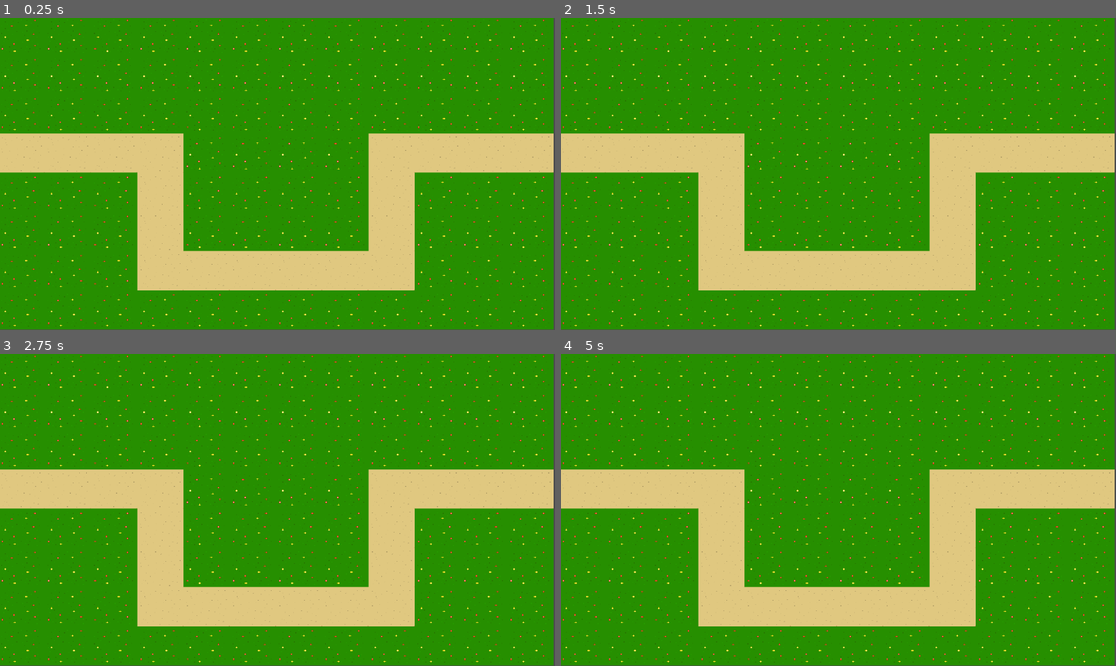
Above: before the commit, frames 1-4 (two rows, left to right).
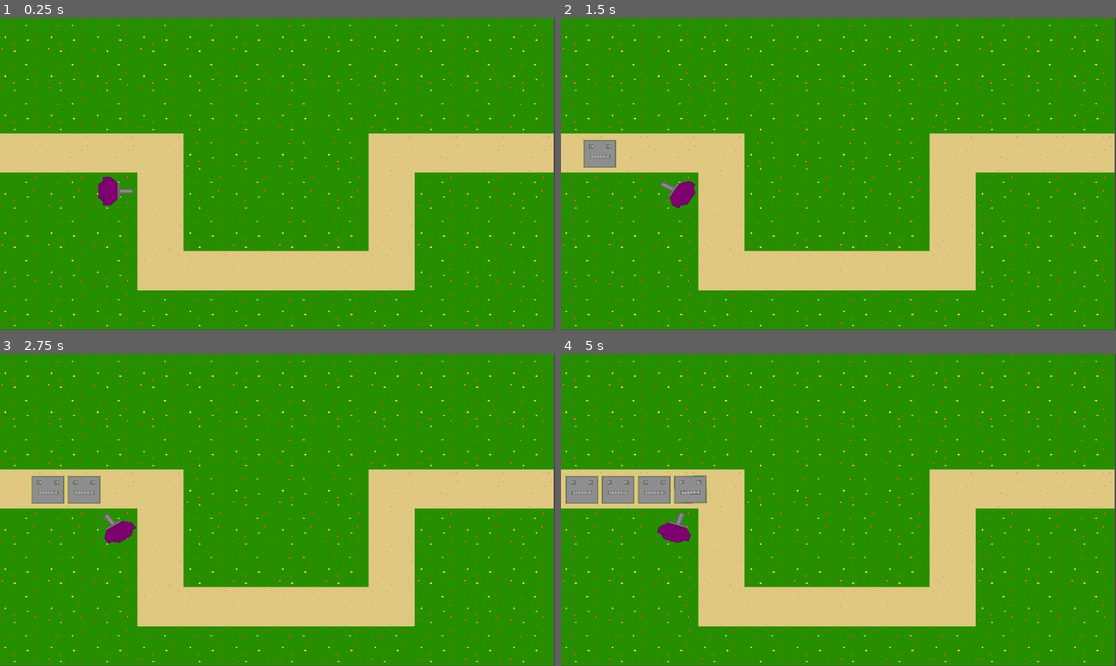
Above: after the commit, the same moments.

Repository: Knedlikk/Steampunk-Elemental-Tower-Defense
Game: Godot game, scene res://Urovne/level_1.tscn
Same seed, same stepped clock (60 frames per second), same inputs: the game is played once before the commit and once after it.
Inputs:
- Up to frame 1 (0.25 s): no input
- Up to frame 2 (1.5 s): tap Enter at 0.5 s
- Up to frame 3 (2.75 s): no input
- Up to frame 4 (5 s): no input

The runs differ from the first frame. In frame 1, 0.3% of the frame differs, in the area x 17-25%, y 50-61%; in frame 2, 0.9%; in frame 3, 1.4%; in frame 4, 2.5%, in the area x 0-27%, y 38-61%.

Commit message:
Tower, projectile a Enemy HP
+ Přidal jsem assety pro 1. toweku a pro projectile
+ Přidal jsem script do towerky aby fungovala správně
+ Enemaci od ted maji hp

Diff:
--- /dev/null
+++ b/Enemies/undead_cube.gd
@@ -0,0 +1,15 @@
+extends CharacterBody2D
+
+
+@export var speed = 50
+var health = 5
+
+
+# Called every frame. 'delta' is the elapsed time since the previous frame.
+func _process(delta):
+	get_parent().set_progress(get_parent().get_progress() + speed*delta)
+	if get_parent().get_progress_ratio() == 1:
+		queue_free()
+
+	if health <= 0:
+		get_parent().get_parent().queue_free()
--- /dev/null
+++ b/Enemies/undead_cube.tscn
@@ -0,0 +1,17 @@
+[gd_scene load_steps=4 format=3 uid="uid://dma1lh8j84i6s"]
+
+[ext_resource type="Texture2D" uid="uid://dv0q11nv26yue" path="res://Assets/undead_cube.png" id="1_ui0y8"]
+[ext_resource type="Script" uid="uid://cipgynojlk082" path="res://Enemies/undead_cube.gd" id="2_mv0tn"]
+
+[sub_resource type="CircleShape2D" id="CircleShape2D_ui0y8"]
+
+[node name="UndeadCube" type="CharacterBody2D"]
+script = ExtResource("2_mv0tn")
+
+[node name="CollisionShape2D" type="CollisionShape2D" parent="."]
+shape = SubResource("CircleShape2D_ui0y8")
+
+[node name="UndeadCube" type="Sprite2D" parent="."]
+texture_filter = 1
+position = Vector2(-2, 1)
+texture = ExtResource("1_ui0y8")
--- /dev/null
+++ b/Enemies/wawe1.tscn
@@ -0,0 +1,18 @@
+[gd_scene load_steps=3 format=3 uid="uid://dmrbmjixqw015"]
+
+[ext_resource type="PackedScene" uid="uid://dma1lh8j84i6s" path="res://Enemies/undead_cube.tscn" id="1_87erc"]
+
+[sub_resource type="Curve2D" id="Curve2D_m67jj"]
+_data = {
+"points": PackedVector2Array(0, 0, 0, 0, 33, 224, 0, 0, 0, 0, 95, 224, 0, 0, 0, 0, 158, 224, 0, 0, 0, 0, 223, 223, 0, 0, 0, 0, 227, 288, 0, 0, 0, 0, 226, 352, 0, 0, 0, 0, 226, 416, 0, 0, 0, 0, 288, 413, 0, 0, 0, 0, 351, 417, 0, 0, 0, 0, 417, 417, 0, 0, 0, 0, 481, 416, 0, 0, 0, 0, 548, 417, 0, 0, 0, 0, 548, 356, 0, 0, 0, 0, 548, 285, 0, 0, 0, 0, 545, 224, 0, 0, 0, 0, 609, 223, 0, 0, 0, 0, 669, 224, 0, 0, 0, 0, 742, 221)
+}
+point_count = 18
+
+[node name="Path2D" type="Path2D"]
+curve = SubResource("Curve2D_m67jj")
+
+[node name="PathFollow2D" type="PathFollow2D" parent="."]
+position = Vector2(33, 224)
+loop = false
+
+[node name="UndeadCube" parent="PathFollow2D" instance=ExtResource("1_87erc")]
--- /dev/null
+++ b/Towers/basic_bullet.gd
@@ -0,0 +1,25 @@
+extends CharacterBody2D
+
+var target
+var speed = 1000
+var pathName = ""
+var bulletDamage
+
+func _physics_process(delta):
+	var pathSpawnerNode = get_tree().get_root().get_node("Main/PathSpawner")
+
+	for i in pathSpawnerNode.get_child_count():
+		if pathSpawnerNode.get_child(i).name == pathName:
+			target = pathSpawnerNode.get_child(i).get_child(0).get_child(0).global_position
+
+	velocity = global_position.direction_to(target) * speed
+
+	look_at(target)
+
+	move_and_slide()
+
+
+func _on_area_2d_body_entered(body: Node2D) -> void:
+	if "UndeadCube" in body.name:
+		body.health -= bulletDamage
+		queue_free()
--- /dev/null
+++ b/Towers/basic_bullet.tscn
@@ -0,0 +1,33 @@
+[gd_scene load_steps=5 format=3 uid="uid://bfsqk7cx37oim"]
+
+[ext_resource type="Script" uid="uid://cltt8gb6oj5gx" path="res://Towers/basic_bullet.gd" id="1_h5t45"]
+[ext_resource type="Texture2D" uid="uid://dwndoh5a3crld" path="res://Assets/bullet.png" id="1_nrewd"]
+
+[sub_resource type="CapsuleShape2D" id="CapsuleShape2D_h5t45"]
+radius = 3.0
+height = 12.0
+
+[sub_resource type="CapsuleShape2D" id="CapsuleShape2D_arlps"]
+radius = 4.0
+height = 14.0
+
+[node name="BasicBullet" type="CharacterBody2D"]
+script = ExtResource("1_h5t45")
+
+[node name="Bullet" type="Sprite2D" parent="."]
+texture_filter = 1
+position = Vector2(-1, 0)
+rotation = 1.5707964
+texture = ExtResource("1_nrewd")
+
+[node name="CollisionShape2D" type="CollisionShape2D" parent="."]
+rotation = 1.5707964
+shape = SubResource("CapsuleShape2D_h5t45")
+
+[node name="Area2D" type="Area2D" parent="."]
+
+[node name="CollisionShape2D2" type="CollisionShape2D" parent="Area2D"]
+rotation = 1.5707964
+shape = SubResource("CapsuleShape2D_arlps")
+
+[connection signal="body_entered" from="Area2D" to="." method="_on_area_2d_body_entered"]
--- /dev/null
+++ b/Towers/basic_turret.gd
@@ -0,0 +1,50 @@
+extends StaticBody2D
+
+var bullet = preload("res://Towers/basic_bullet.tscn")
+var bulletDamage = 2
+var pathName
+var currTargets = {}
+var curr
+
+func _process(delta):
+	if is_instance_valid(curr):
+		self.look_at(curr.global_position)
+	else:
+		for i in get_node("BulletContainer").get_child_count():
+			get_node("BulletContainer").get_child(i).queue_free()
+
+
+func _on_tower_range_body_entered(body: Node2D) -> void:
+	if "UndeadCube" in body.name:
+		var tempArray = []
+		currTargets = get_node("TowerRange").get_overlapping_bodies()
+
+		for i in currTargets:
+			if "Undead" in i.name:
+				tempArray.append(i)
+
+		var currTarget = null
+
+		for i in tempArray:
+			if currTarget == null:
+				currTarget = i.get_node("../")
+			else:
+				if i.get_parent().get_progress() > currTarget.get_progress():
+					currTarget = i.get_node("../")
+
+		curr = currTarget
+		pathName = currTarget.get_parent().name
+
+		var tempBullet = bullet.instantiate()
+		tempBullet.pathName = pathName
+		tempBullet.bulletDamage = bulletDamage
+		get_node("BulletContainer").add_child(tempBullet)
+		tempBullet.global_position = $Aim.global_position
+
+
+
+
+
+
+func _on_tower_range_body_exited(body: Node2D) -> void:
+	currTargets = get_node("TowerRange").get_overlapping_bodies()
--- /dev/null
+++ b/Towers/basic_turret.tscn
@@ -0,0 +1,35 @@
+[gd_scene load_steps=5 format=3 uid="uid://g5w8sihor4eb"]
+
+[ext_resource type="Texture2D" uid="uid://bybwosayio62p" path="res://Assets/basic_turret_lvl0.png" id="1_bnde7"]
+[ext_resource type="Script" uid="uid://dpcxlw2sxqfea" path="res://Towers/basic_turret.gd" id="1_g3ufw"]
+
+[sub_resource type="RectangleShape2D" id="RectangleShape2D_g3ufw"]
+size = Vector2(47, 47)
+
+[sub_resource type="CircleShape2D" id="CircleShape2D_glq7l"]
+radius = 193.04144
+
+[node name="BasicTurret" type="StaticBody2D"]
+script = ExtResource("1_g3ufw")
+
+[node name="CollisionShape2D" type="CollisionShape2D" parent="."]
+position = Vector2(-0.5, 0.5)
+shape = SubResource("RectangleShape2D_g3ufw")
+
+[node name="Aim" type="Marker2D" parent="."]
+position = Vector2(28, 0)
+
+[node name="BasicTurretLvl0" type="Sprite2D" parent="."]
+texture_filter = 1
+rotation = 1.5707964
+texture = ExtResource("1_bnde7")
+
+[node name="TowerRange" type="Area2D" parent="."]
+
+[node name="CollisionShape2D2" type="CollisionShape2D" parent="TowerRange"]
+shape = SubResource("CircleShape2D_glq7l")
+
+[node name="BulletContainer" type="Node" parent="."]
+
+[connection signal="body_entered" from="TowerRange" to="." method="_on_tower_range_body_entered"]
+[connection signal="body_exited" from="TowerRange" to="." method="_on_tower_range_body_exited"]
--- a/Urovne/level_1.tscn
+++ b/Urovne/level_1.tscn
@@ -1,6 +1,8 @@
-[gd_scene load_steps=2 format=4 uid="uid://bfunpghp22ins"]
+[gd_scene load_steps=4 format=4 uid="uid://bfunpghp22ins"]
 
 [ext_resource type="PackedScene" uid="uid://bisiygulvpc8d" path="res://Tiles/TileMap1.tscn" id="1_m67jj"]
+[ext_resource type="Script" uid="uid://b7plb6xj80exh" path="res://path_spawner.gd" id="2_ieeyo"]
+[ext_resource type="PackedScene" uid="uid://g5w8sihor4eb" path="res://Towers/basic_turret.tscn" id="3_ujdjv"]
 
 [node name="Main" type="Node2D"]
 
@@ -12,3 +14,16 @@
 visible = false
 position = Vector2(386, 258)
 zoom = Vector2(1.5, 1.272)
+
+[node name="PathSpawner" type="Node2D" parent="."]
+script = ExtResource("2_ieeyo")
+
+[node name="Timer" type="Timer" parent="PathSpawner"]
+autostart = true
+
+[node name="Towers" type="Node2D" parent="."]
+
+[node name="BasicTurret" parent="Towers" instance=ExtResource("3_ujdjv")]
+position = Vector2(162, 286)
+
+[connection signal="timeout" from="PathSpawner/Timer" to="PathSpawner" method="_on_timer_timeout"]
--- /dev/null
+++ b/path_spawner.gd
@@ -0,0 +1,9 @@
+extends Node2D
+
+@onready var path = preload("res://Enemies/wawe1.tscn")
+
+
+
+func _on_timer_timeout() -> void:
+	var tempPath = path.instantiate()
+	add_child(tempPath)
Binary file added: Assets/basic_turret_lvl0.png
Not shown, added: Assets/basic_turret_lvl0.png.import
Binary file added: Assets/bullet.png
Not shown, added: Assets/bullet.png.import
Not shown, added: Enemies/undead_cube.gd.uid
Not shown, added: Towers/basic_bullet.gd.uid
Not shown, added: Towers/basic_turret.gd.uid
Not shown, added: path_spawner.gd.uid
